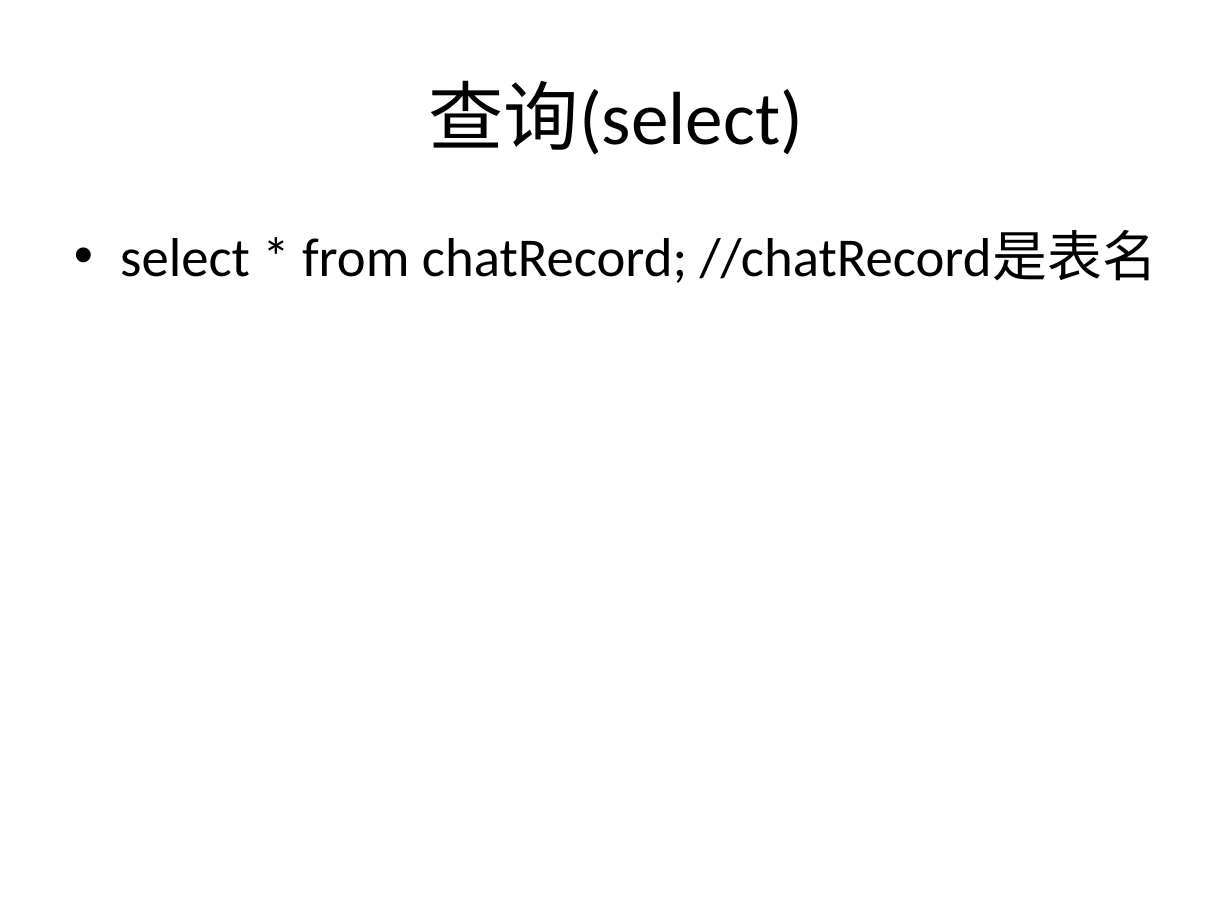
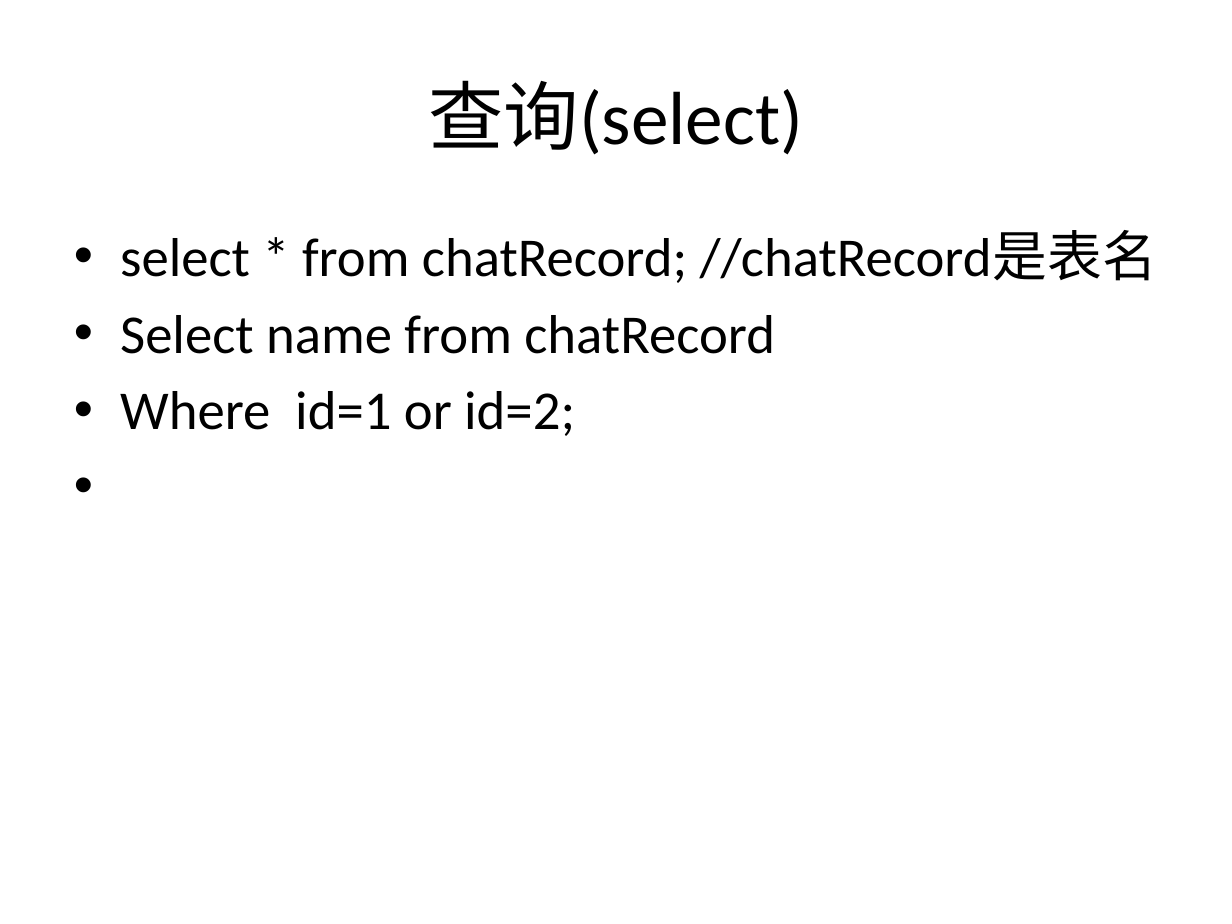
Before and after one commit to cd-vr1class/C-, a slide deck: slide 3 of 2016-10-10/数据库.pptx. Drawn at 1232x924 pixels with LibreOffice and Linux fonts; fonts in the diff are those of the drawing. Boxes give left, top, right and bottom in pixels: in the first picture for what was removed or moved away, otherwise in the second. Text is boxed around its words. In the diff, an @@ line names an element or a change of style, - is before the commit and + after.

```diff
--- a/2016-10-10/数据库.pptx
+++ b/2016-10-10/数据库.pptx
@@ text at [120, 315, 775, 436]: paragraphs added @@
+• Select name from chatRecord
+• Where id=1 or id=2;
```
Also in this commit, not shown: 1 other slide changed, 3 other files.
